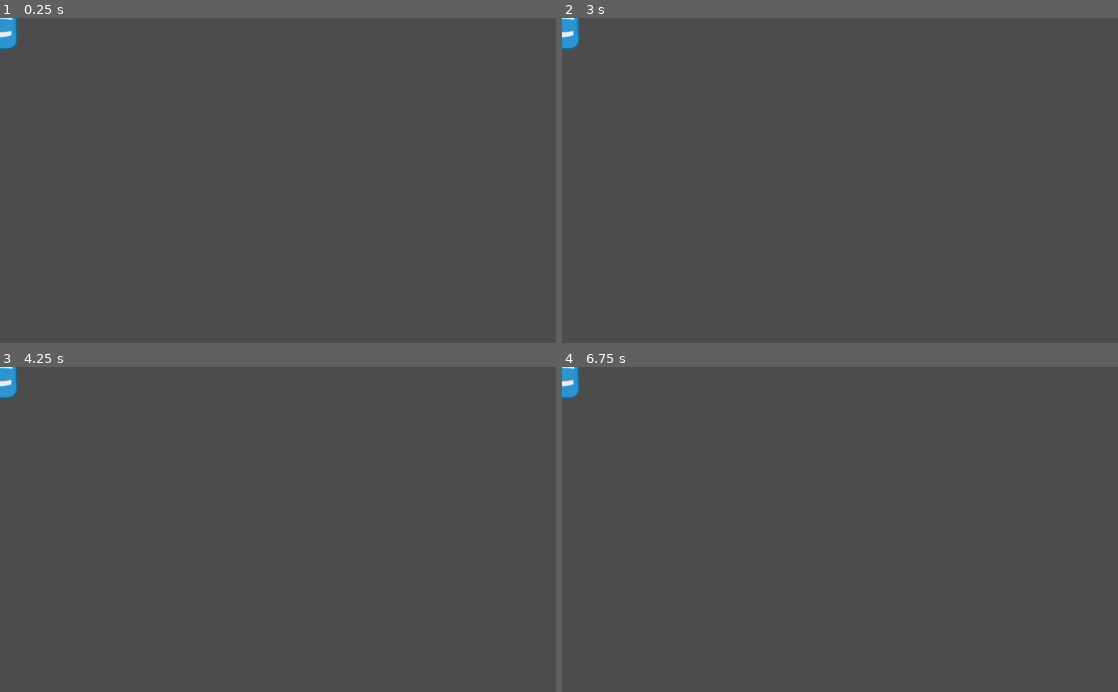
Above: before the commit, frames 1-4 (two rows, left to right).
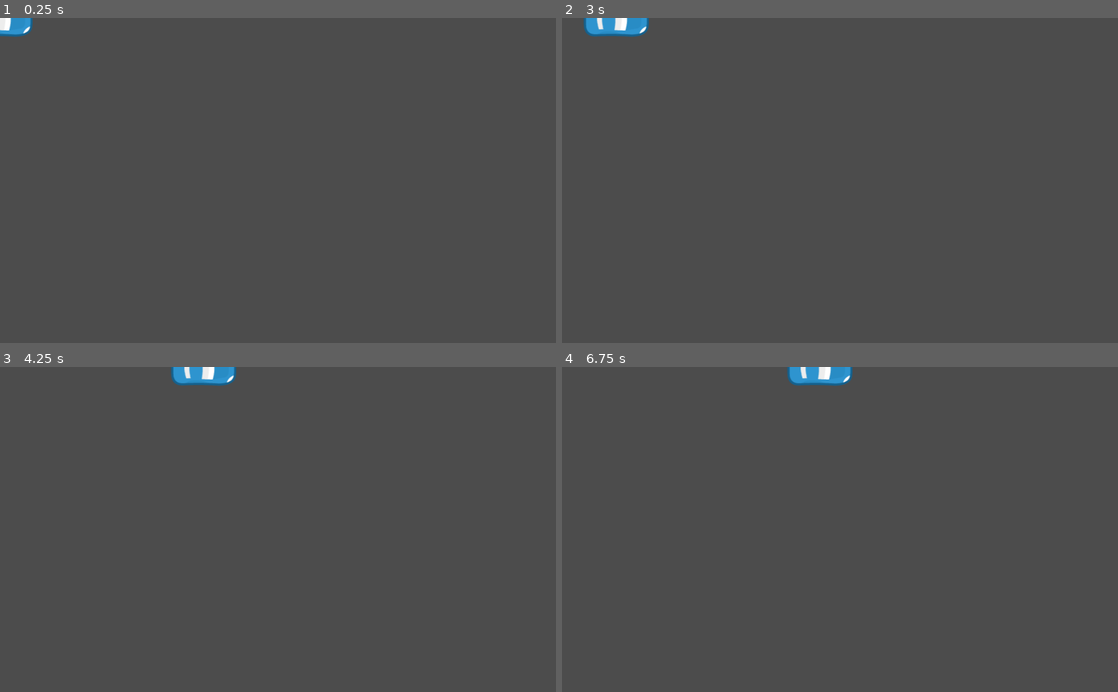
Above: after the commit, the same moments.

Repository: mc-carthy/gdTopDownCar
Game: Godot game, scene res://Scenes/MainScene.tscn
Two runs of this game, one before a commit and one after it. Both use one fixed random seed, a clock stepped at 60 frames per second and the inputs below. Before the commit the project has no main scene; this scene is started directly in both runs.
Inputs:
- Up to frame 1 (0.25 s): no input
- Up to frame 2 (3 s): tap Enter at 0.5, 2 s; hold D (right, bound only after the commit) 0.53-1.28 s; tap Space at 1.25, 2.75 s; hold A (left, bound only after the commit) 1.28-2.03 s; hold D (right, bound only after the commit) 2.03-2.78 s; hold W (forward, bound only after the commit) from 2.78 s (still down)
- Up to frame 3 (4.25 s): release W (forward, bound only after the commit) at 3.53 s; hold A (left, bound only after the commit) from 3.53 s (still down)
- Up to frame 4 (6.75 s): tap Enter at 4.25 s; tap Space at 5 s; release A (left, bound only after the commit) at 5.78 s; hold D (right, bound only after the commit) 5.78-6.53 s; hold W (forward, bound only after the commit) from 6.53 s (still down)

The runs differ from the first frame. In frame 1, 0.4% of the frame differs, in the area x 0-6%, y 0-11%; in frame 2, 1.0%; in frame 3, 1.0%, in the area x 0-43%, y 0-11%; in frame 4, 1.0%.

Commit message:
Basic car movement added

Diff:
--- a/Scenes/Car.tscn
+++ b/Scenes/Car.tscn
@@ -1,17 +1,22 @@
-[gd_scene load_steps=3 format=2]
+[gd_scene load_steps=4 format=2]
 
 [ext_resource path="res://Sprites/car_blue_5.png" type="Texture" id=1]
+[ext_resource path="res://Scripts/Car.gd" type="Script" id=2]
 
 [sub_resource type="CapsuleShape2D" id=1]
 radius = 32.707
 height = 56.0
 
 [node name="Car" type="KinematicBody2D"]
+script = ExtResource( 2 )
 
 [node name="Sprite" type="Sprite" parent="."]
+rotation = 1.5708
 texture = ExtResource( 1 )
 
 [node name="CollisionShape2D" type="CollisionShape2D" parent="."]
+rotation = 1.5708
 shape = SubResource( 1 )
 
 [node name="Camera2D" type="Camera2D" parent="."]
+zoom = Vector2( 2, 2 )
--- /dev/null
+++ b/Scripts/Car.gd
@@ -0,0 +1,36 @@
+extends KinematicBody2D
+
+var wheelbase : float = 70.0
+var max_steering_angle : float = 15.0
+var velocity : Vector2 = Vector2.ZERO
+var steering_angle : float = 0.0
+var max_speed : float = 500
+
+#func _ready():
+	#$Camera2D.make_current()
+
+func _physics_process(delta):
+	get_input()
+	calculate_steering(delta)
+	velocity = move_and_slide(velocity)
+
+func get_input():
+	var steering : float = 0.0
+	if Input.is_action_pressed('left'):
+		steering -= 1
+	if Input.is_action_pressed('right'):
+		steering += 1
+	steering_angle = steering * deg2rad(max_steering_angle)
+
+	velocity = Vector2.ZERO
+	if Input.is_action_pressed('forward'):
+		velocity = transform.x * max_speed
+
+func calculate_steering(delta):
+	var rear_wheel_location : Vector2 = position - transform.x * wheelbase / 2.0
+	var front_wheel_location : Vector2 = position + transform.x * wheelbase / 2.0
+	rear_wheel_location += velocity * delta
+	front_wheel_location += velocity.rotated(steering_angle) * delta
+	var heading : Vector2 = (front_wheel_location - rear_wheel_location).normalized()
+	velocity = heading * velocity.length()
+	rotation = heading.angle()
--- a/project.godot
+++ b/project.godot
@@ -16,7 +16,35 @@
 [application]
 
 config/name="Gd Top Down Car"
+run/main_scene="res://Scenes/MainScene.tscn"
 config/icon="res://icon.png"
+
+[input]
+
+left={
+"deadzone": 0.5,
+"events": [ Object(InputEventKey,"resource_local_to_scene":false,"resource_name":"","device":0,"alt":false,"shift":false,"control":false,"meta":false,"command":false,"pressed":false,"scancode":65,"unicode":0,"echo":false,"script":null)
+, Object(InputEventKey,"resource_local_to_scene":false,"resource_name":"","device":0,"alt":false,"shift":false,"control":false,"meta":false,"command":false,"pressed":false,"scancode":16777231,"unicode":0,"echo":false,"script":null)
+ ]
+}
+right={
+"deadzone": 0.5,
+"events": [ Object(InputEventKey,"resource_local_to_scene":false,"resource_name":"","device":0,"alt":false,"shift":false,"control":false,"meta":false,"command":false,"pressed":false,"scancode":68,"unicode":0,"echo":false,"script":null)
+, Object(InputEventKey,"resource_local_to_scene":false,"resource_name":"","device":0,"alt":false,"shift":false,"control":false,"meta":false,"command":false,"pressed":false,"scancode":16777233,"unicode":0,"echo":false,"script":null)
+ ]
+}
+forward={
+"deadzone": 0.5,
+"events": [ Object(InputEventKey,"resource_local_to_scene":false,"resource_name":"","device":0,"alt":false,"shift":false,"control":false,"meta":false,"command":false,"pressed":false,"scancode":87,"unicode":0,"echo":false,"script":null)
+, Object(InputEventKey,"resource_local_to_scene":false,"resource_name":"","device":0,"alt":false,"shift":false,"control":false,"meta":false,"command":false,"pressed":false,"scancode":16777232,"unicode":0,"echo":false,"script":null)
+ ]
+}
+back={
+"deadzone": 0.5,
+"events": [ Object(InputEventKey,"resource_local_to_scene":false,"resource_name":"","device":0,"alt":false,"shift":false,"control":false,"meta":false,"command":false,"pressed":false,"scancode":83,"unicode":0,"echo":false,"script":null)
+, Object(InputEventKey,"resource_local_to_scene":false,"resource_name":"","device":0,"alt":false,"shift":false,"control":false,"meta":false,"command":false,"pressed":false,"scancode":16777234,"unicode":0,"echo":false,"script":null)
+ ]
+}
 
 [rendering]
 
